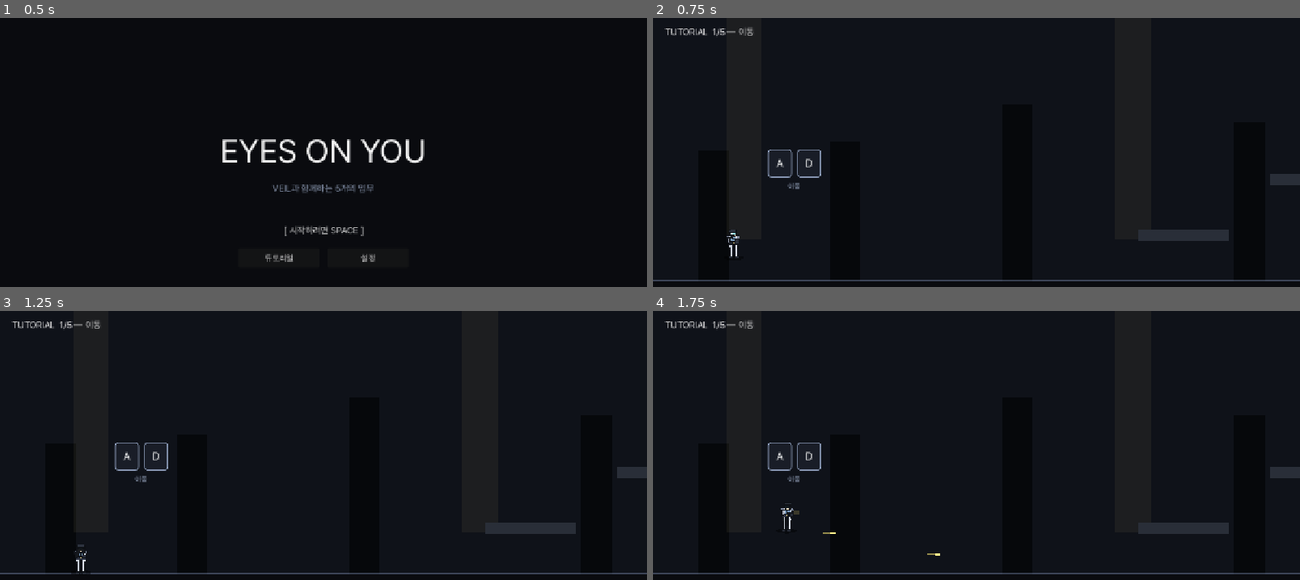
Above: before the commit, frames 1-4 (two rows, left to right).
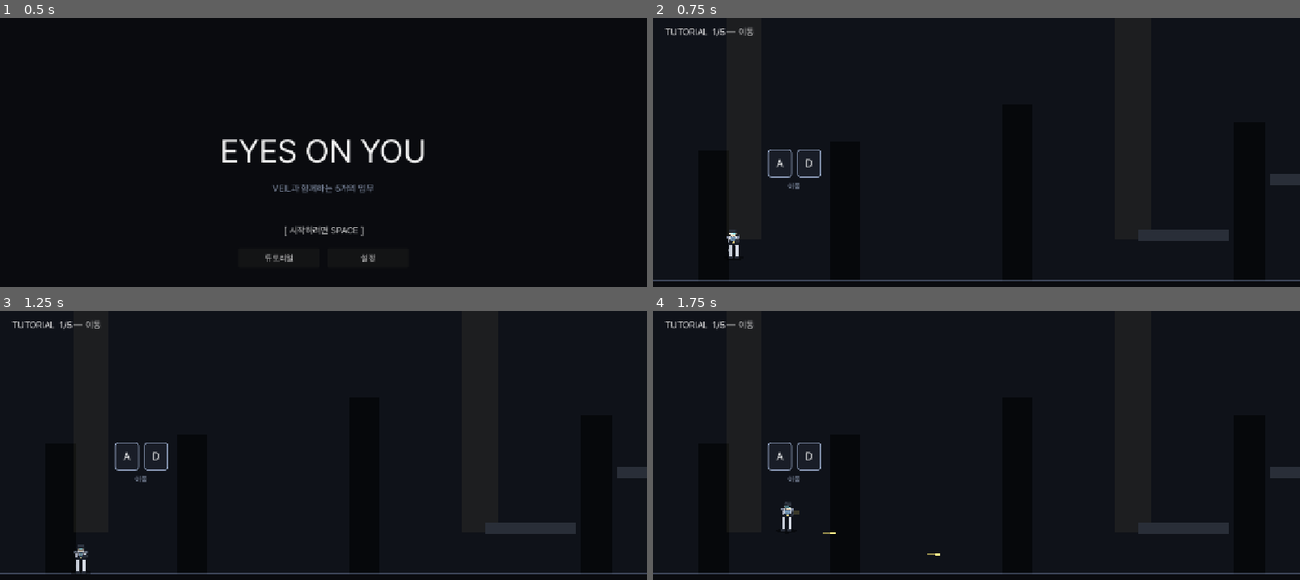
Above: after the commit, the same moments.

Repository: soomin007/EyesOnYou
Game: Godot game, scene res://scenes/main.tscn
The game is run twice, just before and just after one commit, with the same random seed, the same clock (stepped at 60 frames per second) and the same inputs.
Inputs (mouse positions are in pixels of both pictures, inside the frame that each line leads up to):
- Up to frame 1 (0.5 s): no input
- Up to frame 2 (0.75 s): click "튜토리얼" at 0.5 s
- Up to frame 3 (1.25 s): no input
- Up to frame 4 (1.75 s): tap Enter at 1.25 s; move the mouse to (1118, 475) at 1.27 s; press the mouse at (1118, 475) at 1.28 s; hold D (move_right) from 1.28 s (still down); tap W (jump) at 1.52 s

Frame 1 is identical in both runs. In frame 2, less than 0.1% of the frame differs, in the area x 11-14%, y 78-90%; in frame 3, less than 0.1%, in the area x 11-14%, y 88-98%; in frame 4, less than 0.1%.

Commit message:
fix(visual+spawn): 외곽선 톤 다운 + 다리/허리 + 별 outdoor + 적 위치
CharacterArt:
- STROKE_W 1.6→0.9, alpha 0.95→0.55 — 만화책 같던 진한 외곽선 완화
- 다리 종아리 살짝 굵게(7px), 신발 너비 8px로 확장
- 벨트 두께 6→8, 색 더 짙게(0.10/0.12/0.16) + 상단 highlight 띠로
  허리 라인 명확화

Stage:
- 플랫폼 외곽선 width 1.4→0.8, alpha 0.95→0.50
- 배경 별/티끌은 outdoor 루트(외곽 진입로/외벽 옥상)에서만 표시 —
  실내(병동/지하/데이터센터 등)에 별 떠 있던 위화감 해소

MapData:
- 격리 병동 방패병 (1300/2100) → (1500/2400). 통로 장애물(1200/2000/2800)
  과 이스터에그 문(2000) 뒤에 가려져 사격이 막혔음
- 외벽 옥상 드론 (640,480) → (640,360) — 플랫폼(640,520) 바로 위 40px라
  붙어 보였음
- 냉각 시설 드론 (960,1340)/(900,1210) → (960,1080)/(540,940)

Enemy:
- DRONE_HOVER_OFFSET_Y -180 → -220. hover 시에도 플레이어가 플랫폼
  바로 아래에 있을 때 드론이 그 플랫폼에 시각적으로 붙는 문제 완화

Co-Authored-By: Claude Opus 4.7 (1M context) <noreply@anthropic.com>

Diff:
--- a/scripts/CharacterArt.gd
+++ b/scripts/CharacterArt.gd
@@ -14,8 +14,9 @@
 # 도형 위에 어두운 외곽선(Line2D)을 얹어 픽토그램 톤을 만든다 — _filled 헬퍼.
 # Player는 Torso/ArmFront 컨테이너 분리 → Player.gd가 idle bob/총 회전 적용.
 
-const STROKE_COLOR: Color = Color(0.05, 0.06, 0.08, 0.95)
-const STROKE_W: float = 1.6
+# 외곽선은 형태를 잡아주는 정도로만. 너무 진하면 픽토그램이 아니라 만화책처럼 느껴짐.
+const STROKE_COLOR: Color = Color(0.08, 0.10, 0.13, 0.55)
+const STROKE_W: float = 0.9
 
 static func build_player(parent: Node2D) -> Node2D:
 	var root := Node2D.new()
@@ -36,31 +37,31 @@
 		Vector2(-9, -28), Vector2(-10, -36),
 	]))
 
-	# 왼 다리 — 허벅지 너비 6 → 정강이 4 (무릎에서 살짝 좁아짐).
+	# 왼 다리 — 허벅지 6 → 무릎 6 → 종아리 살짝 굵게(7) → 발목 6.
 	_filled(torso, Color(0.78, 0.80, 0.84), PackedVector2Array([
 		Vector2(-9, -28), Vector2(-3, -28),
-		Vector2(-3, -16),
+		Vector2(-4, -16),
 		Vector2(-3, -4),
-		Vector2(-7, -4),
-		Vector2(-7, -16),
-	]))
-	# 오른 다리 — 좌우 대칭. 색상 살짝 밝게(앞다리 인상).
+		Vector2(-9, -4),
+		Vector2(-10, -16),
+	]))
+	# 오른 다리 — 좌우 대칭, 살짝 밝게(앞다리 인상).
 	_filled(torso, Color(0.84, 0.86, 0.90), PackedVector2Array([
 		Vector2(3, -28), Vector2(9, -28),
-		Vector2(7, -16),
-		Vector2(7, -4),
+		Vector2(10, -16),
+		Vector2(9, -4),
 		Vector2(3, -4),
-		Vector2(3, -16),
-	]))
-	# 왼 신발
+		Vector2(4, -16),
+	]))
+	# 왼 신발 — 다리보다 살짝 넓게(8)
 	_filled(torso, Color(0.16, 0.18, 0.22), PackedVector2Array([
-		Vector2(-9, -4), Vector2(-2, -4),
-		Vector2(-2, 0), Vector2(-9, 0),
+		Vector2(-10, -4), Vector2(-2, -4),
+		Vector2(-2, 0), Vector2(-10, 0),
 	]))
 	# 오른 신발
 	_filled(torso, Color(0.16, 0.18, 0.22), PackedVector2Array([
-		Vector2(2, -4), Vector2(9, -4),
-		Vector2(9, 0), Vector2(2, 0),
+		Vector2(2, -4), Vector2(10, -4),
+		Vector2(10, 0), Vector2(2, 0),
 	]))
 
 	# 어깨 패드 (양쪽) — 어깨 11 비례에 맞춰 살짝 바깥으로 돌출
@@ -71,13 +72,20 @@
 		Vector2(7, -46), Vector2(13, -46), Vector2(13, -40), Vector2(8, -40),
 	]))
 
-	# 벨트 — 허리 라인(가랑이 위)
-	_filled(torso, Color(0.18, 0.20, 0.26), PackedVector2Array([
-		Vector2(-10, -34), Vector2(10, -34), Vector2(9, -28), Vector2(-9, -28),
-	]))
+	# 벨트 — 허리 라인. 두께 8(상하 4씩 띠), 진한 색으로 가슴/다리 분리감 강조.
+	_filled(torso, Color(0.10, 0.12, 0.16), PackedVector2Array([
+		Vector2(-10, -36), Vector2(10, -36), Vector2(10, -28), Vector2(-10, -28),
+	]))
+	# 벨트 상단 highlight (얇은 청회색 띠) — 허리 라인을 명확히
+	var belt_hl := Polygon2D.new()
+	belt_hl.color = Color(0.55, 0.65, 0.78, 0.45)
+	belt_hl.polygon = PackedVector2Array([
+		Vector2(-10, -36), Vector2(10, -36), Vector2(10, -35), Vector2(-10, -35),
+	])
+	torso.add_child(belt_hl)
 	# 벨트 버클
 	_filled(torso, Color(0.85, 0.78, 0.50), PackedVector2Array([
-		Vector2(-2, -33), Vector2(2, -33), Vector2(2, -30), Vector2(-2, -30),
+		Vector2(-2.5, -34), Vector2(2.5, -34), Vector2(2.5, -30), Vector2(-2.5, -30),
 	]))
 
 	# 가슴 패널
--- a/scripts/Enemy.gd
+++ b/scripts/Enemy.gd
@@ -52,7 +52,9 @@
 
 # Drone — 머리 위 호버 후 폭탄 투하
 const DRONE_SPEED: float = 110.0
-const DRONE_HOVER_OFFSET_Y: float = -180.0
+# hover 거리 — 플레이어 머리 위 220px. 기존 -180은 플레이어가 플랫폼 바로
+# 아래에 있을 때 드론이 그 플랫폼에 시각적으로 붙어 보였음.
+const DRONE_HOVER_OFFSET_Y: float = -220.0
 const DRONE_BOMB_INTERVAL: float = 2.5
 const DRONE_BOMB_X_BAND: float = 90.0
 const DRONE_BOMB_Y_MIN: float = 80.0
--- a/scripts/MapData.gd
+++ b/scripts/MapData.gd
@@ -114,7 +114,9 @@
 		"enemies": {
 			"patrol": [Vector2(640, 2450.0), Vector2(640, 1810.0), Vector2(640, 1150.0)],
 			"sniper": [Vector2(960, 1370.0), Vector2(180, 1370.0)],
-			"drone":  [Vector2(640, 480.0)],
+			# 드론은 정상 영역 위쪽 빈 공간에서 호버. 플랫폼(640, 520)에 너무
+			# 붙지 않게 위로 이동 — hover offset과 함께 발판 위 100px 이상 확보.
+			"drone":  [Vector2(640, 360.0)],
 			"bomber": [], "shield": [],
 		},
 		"rewards": {
@@ -275,7 +277,9 @@
 		"enemies": {
 			"patrol": [Vector2(540, 2670.0), Vector2(640, 2310.0), Vector2(540, 1790.0)],
 			"sniper": [Vector2(180, 1130.0)],
-			"drone":  [Vector2(960, 1340.0), Vector2(900, 1210.0)],
+			# 드론 — 분기 위쪽 빈 공간. 기존 (960, 1340)/(900, 1210)는 플랫폼
+			# (960, 1380)/(900, 1240) 바로 위 30~40px라 시각적으로 붙어 있었음.
+			"drone":  [Vector2(960, 1080.0), Vector2(540, 940.0)],
 			"bomber": [], "shield": [],
 		},
 		"rewards": {
@@ -379,7 +383,9 @@
 			"sniper": [],
 			"drone":  [],
 			"bomber": [Vector2(3100, 600.0)],
-			"shield": [Vector2(1300, 600.0), Vector2(2100, 600.0)],
+			# 방패병 — 통로 장애물(1200/2000/2800)과 이스터에그 문(2000) 사이의
+			# 빈 공간에 배치. 플랫폼/문 뒤에 가려지면 사격이 막혀 매우 불쾌.
+			"shield": [Vector2(1500, 600.0), Vector2(2400, 600.0)],
 		},
 		"rewards": {
 			"xp_orbs":    [],
--- a/scripts/Stage.gd
+++ b/scripts/Stage.gd
@@ -696,19 +696,21 @@
 	top_fade.z_index = -19
 	add_child(top_fade)
 
-	# 별/티끌 — 어두운 톤 위에 랜덤 작은 점 (아주 옅음)
-	var srng := RandomNumberGenerator.new()
-	srng.seed = GameState.current_stage * 911 + 17
-	var star_count: int = 80
-	for i in star_count:
-		var s := ColorRect.new()
-		var sa: float = srng.randf_range(0.10, 0.32)
-		s.color = Color(0.85, 0.92, 1.0, sa)
-		s.position = Vector2(srng.randf_range(-150, STAGE_LENGTH + 150), srng.randf_range(-280, GROUND_Y - 200))
-		var sz: float = srng.randf_range(1.0, 2.4)
-		s.size = Vector2(sz, sz)
-		s.z_index = -18
-		add_child(s)
+	# 별/티끌 — 외곽 루트(외곽 진입로 / 외벽 옥상)에서만. 실내 맵엔 어색.
+	var outdoor_routes: Array = ["route_back_alley", "route_rooftops"]
+	if GameState.current_route_id in outdoor_routes:
+		var srng := RandomNumberGenerator.new()
+		srng.seed = GameState.current_stage * 911 + 17
+		var star_count: int = 80
+		for i in star_count:
+			var s := ColorRect.new()
+			var sa: float = srng.randf_range(0.10, 0.32)
+			s.color = Color(0.85, 0.92, 1.0, sa)
+			s.position = Vector2(srng.randf_range(-150, STAGE_LENGTH + 150), srng.randf_range(-280, GROUND_Y - 200))
+			var sz: float = srng.randf_range(1.0, 2.4)
+			s.size = Vector2(sz, sz)
+			s.z_index = -18
+			add_child(s)
 
 	# 멀리 있는 실루엣 기둥 — HORIZONTAL 맵에서만
 	if _world_type != "HORIZONTAL":
@@ -1202,7 +1204,7 @@
 		seam.position = Vector2(seam_x - 0.5, py + 6.0)
 		seam.size = Vector2(1.0, 12.0)
 		add_child(seam)
-	# 외곽선 박스
+	# 외곽선 박스 — 형태만 잡는 정도로 옅게(쟁한 느낌 방지).
 	var outline := Line2D.new()
 	outline.points = PackedVector2Array([
 		Vector2(px, py),
@@ -1211,8 +1213,8 @@
 		Vector2(px, py + 24.0),
 	])
 	outline.closed = true
-	outline.width = 1.4
-	outline.default_color = Color(0.04, 0.05, 0.07, 0.95)
+	outline.width = 0.8
+	outline.default_color = Color(0.04, 0.05, 0.07, 0.50)
 	outline.antialiased = true
 	add_child(outline)
 	# 상단 발광 라인 (착지면 인지)
